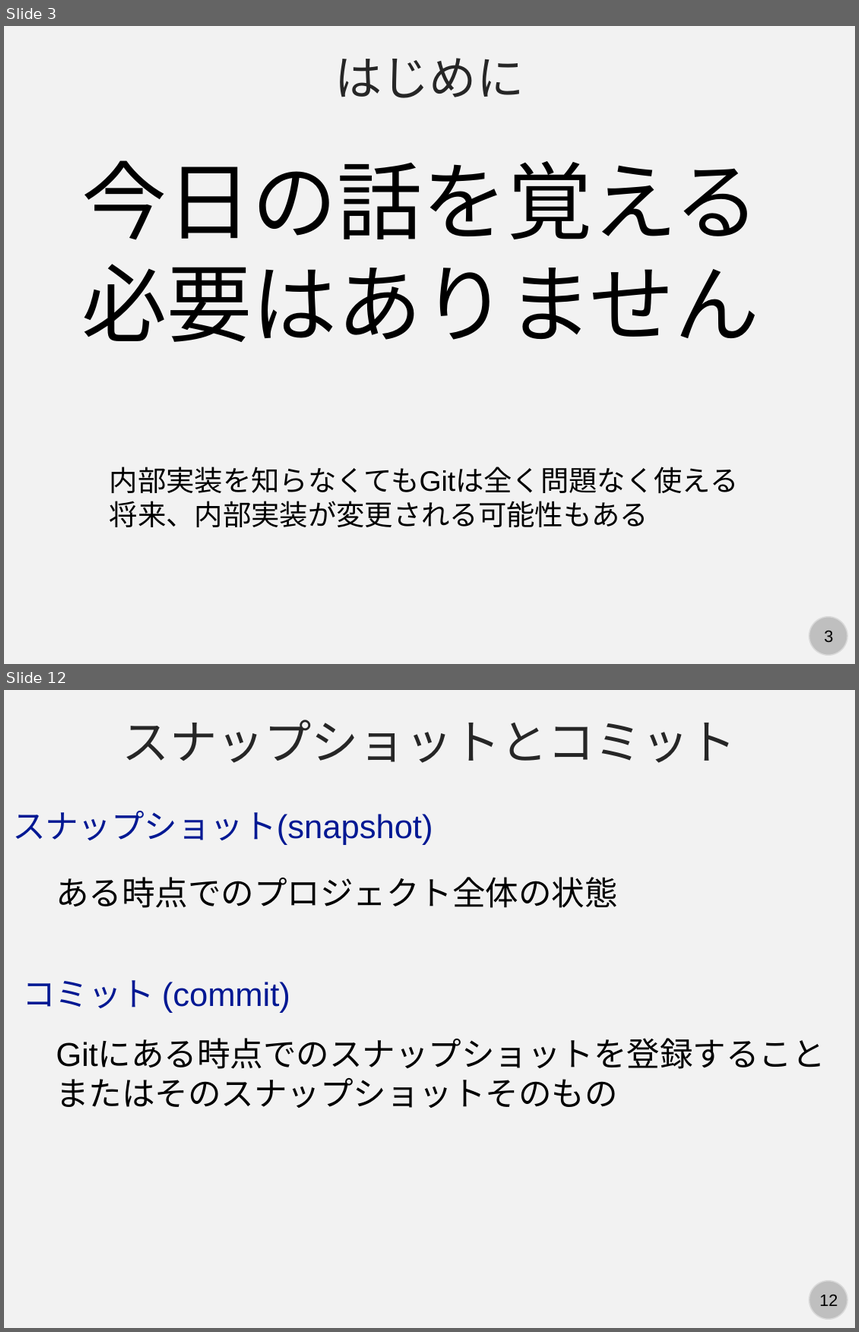
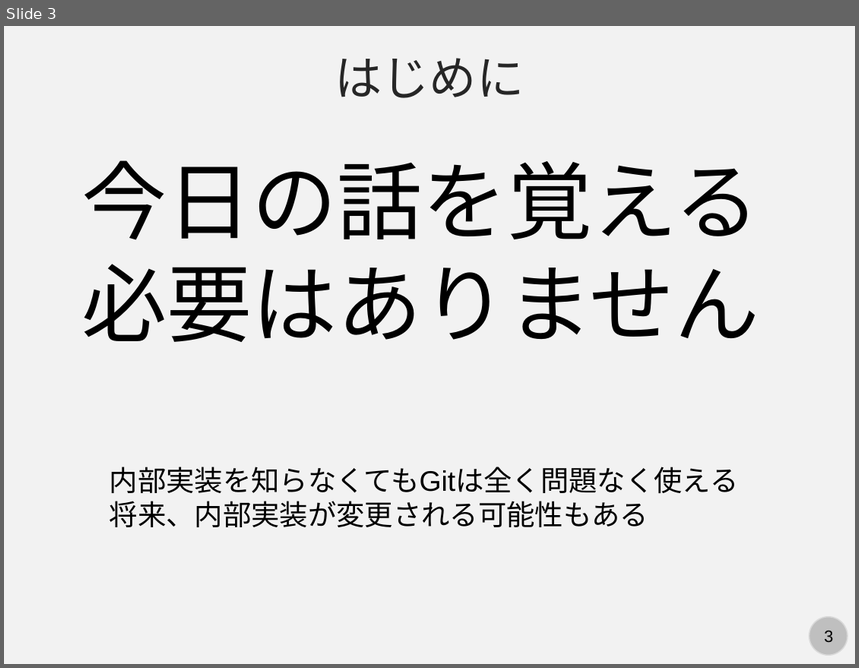
Before and after one commit to kaityo256/github, a slide deck: internals/fig/slide.pptx. Shown one above the other, each under a label of ours: slides 3 and 12 before the commit, slide 3 after it; the slides between them are not shown. The pictures are 859x1332 and 859x668 pixels, drawn with LibreOffice and Linux fonts; fonts in the diff are those of the drawing. Boxes give left, top, right and bottom in pixels: in the first picture for what was removed or moved away, otherwise in the second. Text is boxed around its words. In the diff, an @@ line names an element or a change of style, - is before the commit and + after.

```diff
--- a/internals/fig/slide.pptx
+++ b/internals/fig/slide.pptx
@@ slide 12 removed at box(4, 690, 855, 1328), background #F2F2F2; not listed: 2 template elements that a slide beside it also shows @@
@@ text removed at box(123, 720, 737, 763) @@
-スナップショットとコミット
@@ text removed at box(12, 811, 433, 845) @@
-スナップショット(snapshot)
@@ text removed at box(56, 877, 617, 908) @@
-ある時点でのプロジェクト全体の状態
@@ text removed at box(22, 980, 291, 1013) @@
-コミット (commit)
@@ text removed at box(56, 1040, 825, 1108) @@
-Gitにある時点でのスナップショットを登録すること
-またはそのスナップショットそのもの
```
Also in this commit, not shown: 1 slide changed, 9 slides added, 35 other slides removed.
